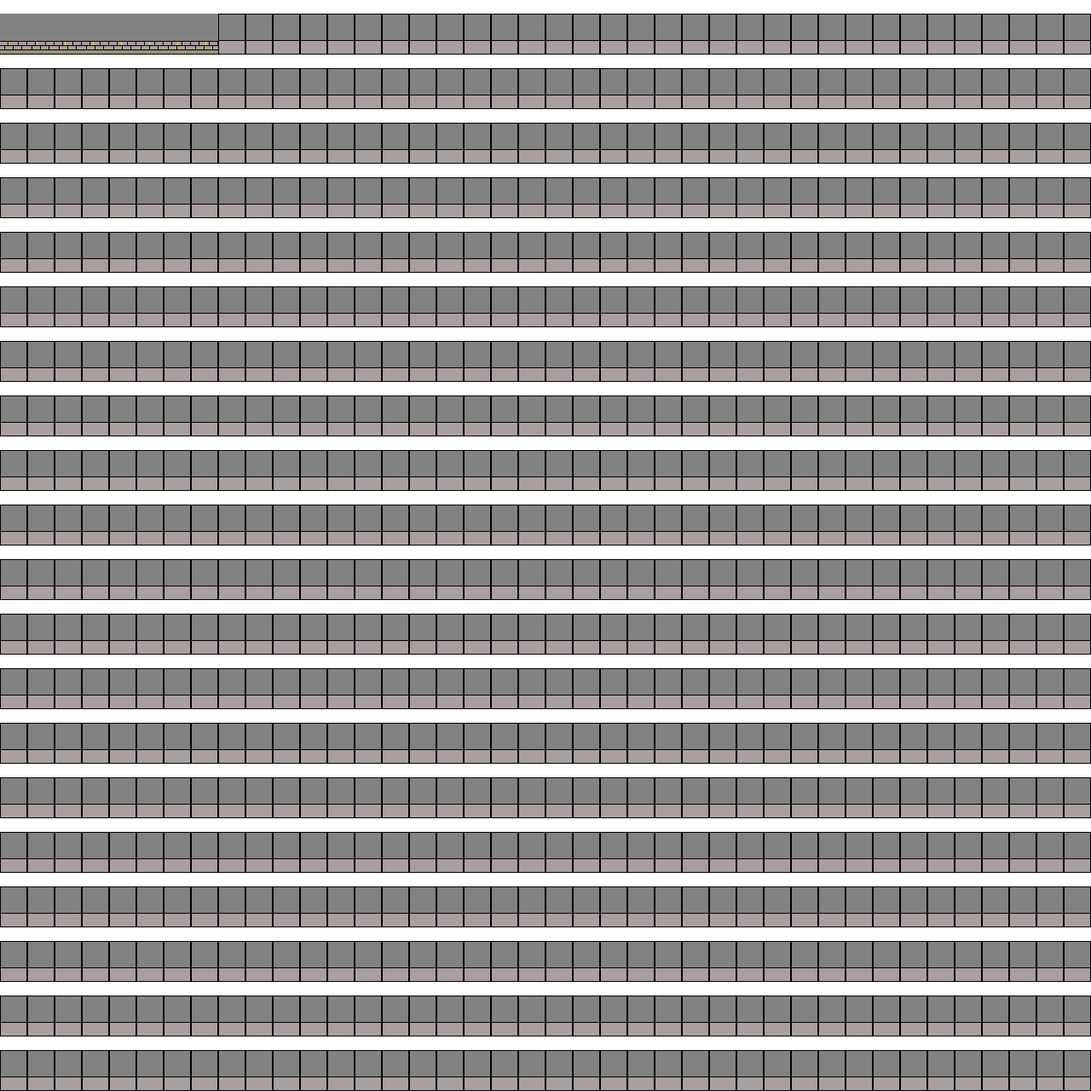
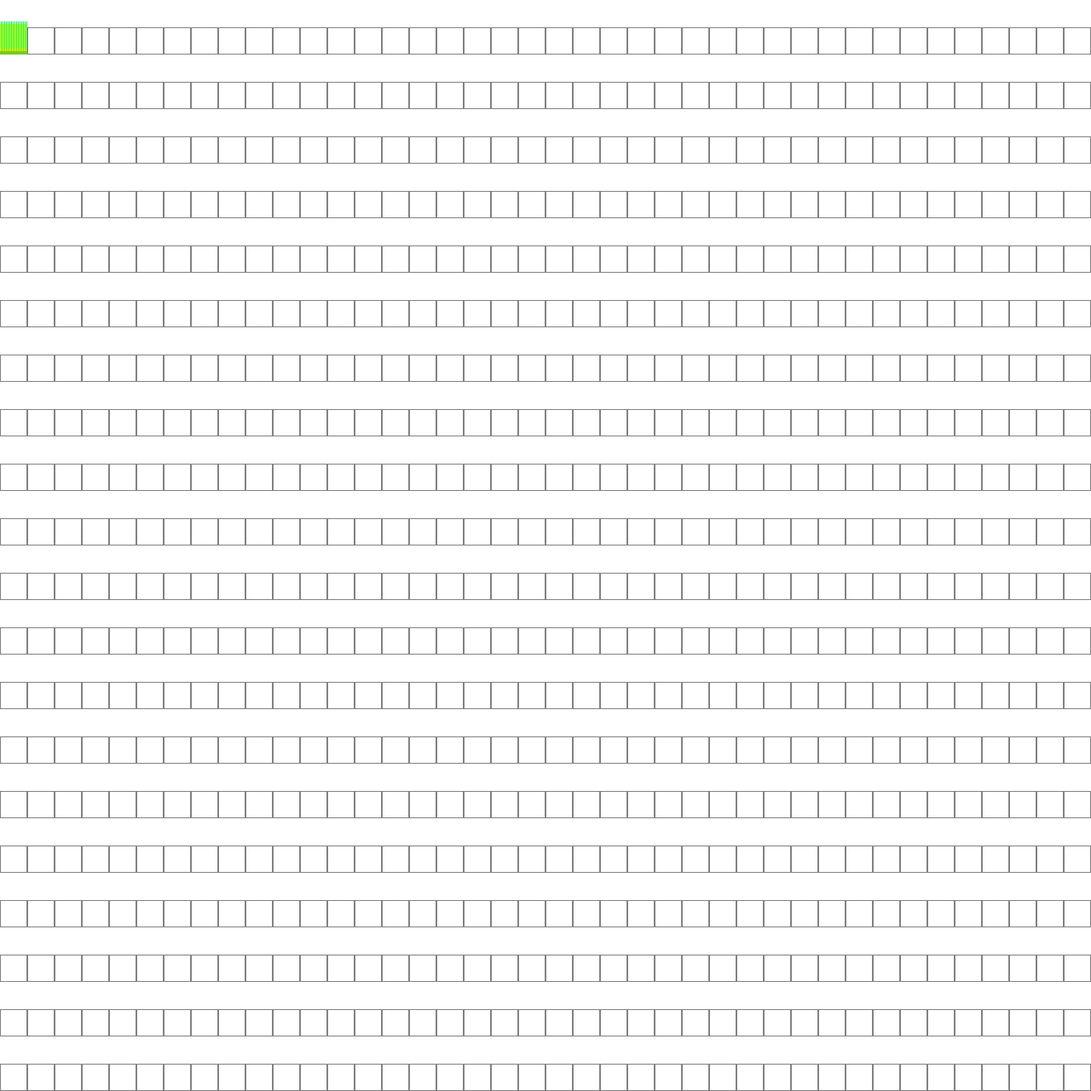
Two versions of the same layered image (1091x1091). Layer-by-layer changes:
added layer "레이어 1" above "레이어 0" over [0, 21, 28, 55]
painted on "레이어 0" over [0, 13, 1091, 1091]
